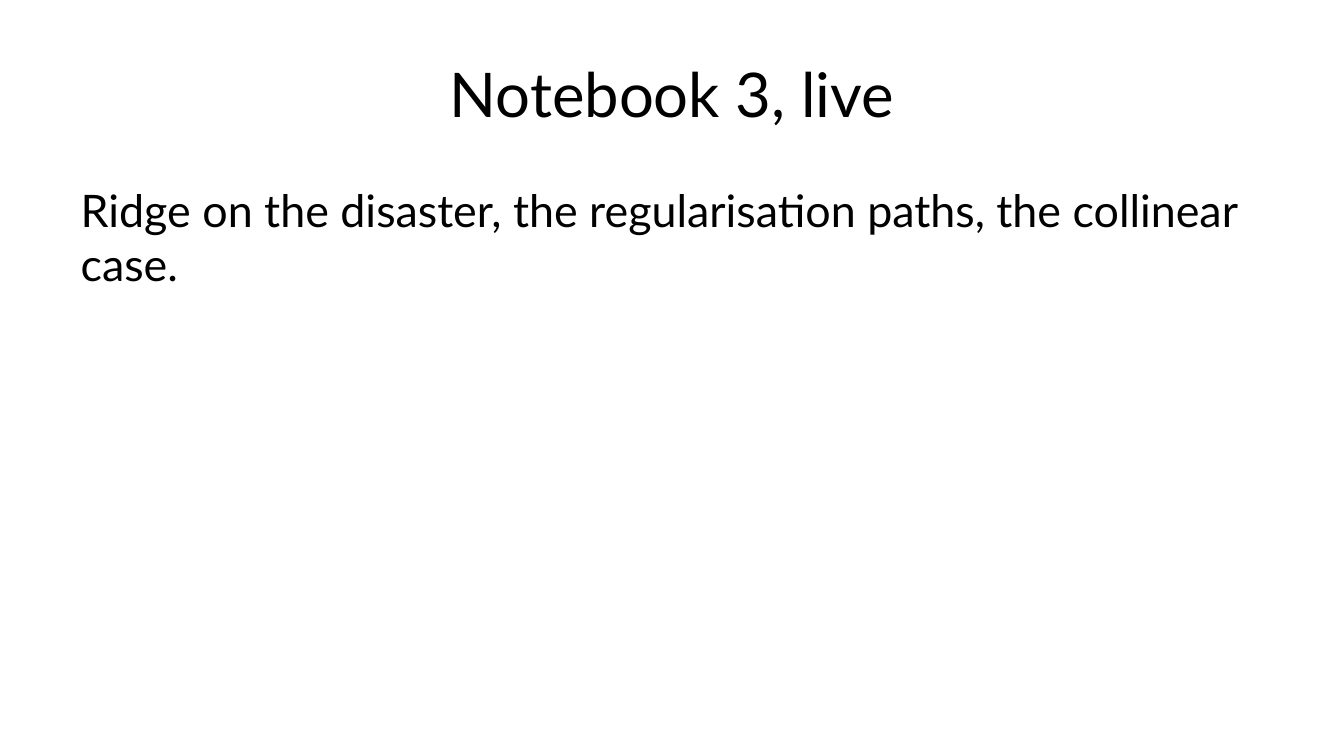
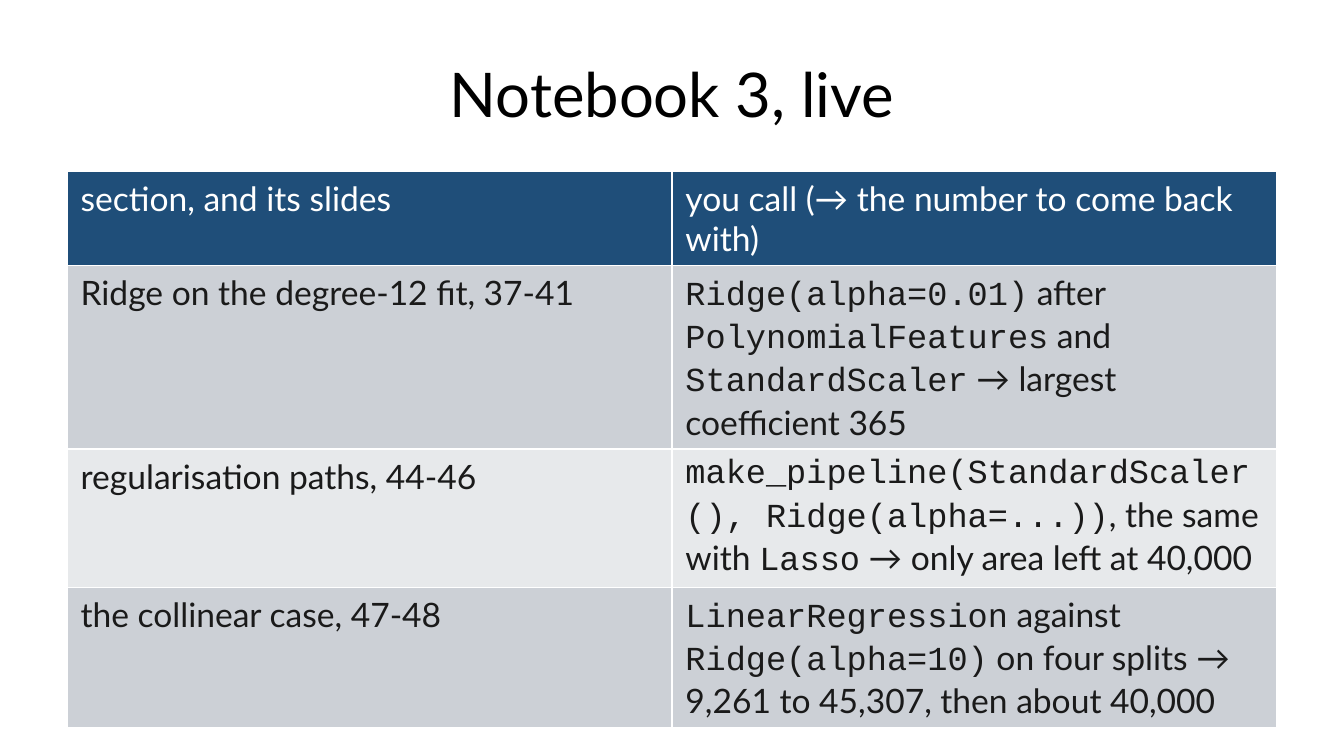
Before and after one commit to fabioantonini/technologies-for-artificial-intelligence, a slide deck: slide 51 of Lessons/03_regression/Slides/regression_slides.pptx. Drawn at 1344x756 pixels with LibreOffice and Linux fonts; fonts in the diff are those of the drawing; background and template pictures are left out. Boxes give left, top, right and bottom in pixels: in the first picture for what was removed or moved away, otherwise in the second. Text is boxed around its words. In the diff, an @@ line names an element or a change of style, - is before the commit and + after.

```diff
--- a/Lessons/03_regression/Slides/regression_slides.pptx
+++ b/Lessons/03_regression/Slides/regression_slides.pptx
@@ table added at box(67, 172, 1277, 722), 4 rows, 2 columns @@
+section, and its slides | you call (→ the number to come back with)
+Ridge on the degree-12 fit, 37-41 | Ridge(alpha=0.01) after PolynomialFeatures and StandardScaler → largest coefficient 365
+regularisation paths, 44-46 | make_pipeline(StandardScaler(), Ridge(alpha=...)), the same with Lasso → only area left at 40,000
+the collinear case, 47-48 | LinearRegression against Ridge(alpha=10) on four splits → 9,261 to 45,307, then about 40,000
@@ text removed at box(81, 194, 1239, 282) @@
-Ridge on the disaster, the regularisation paths, the collinear case.
```
Also in this commit, not shown: 8 other slides changed, 3 other files.
